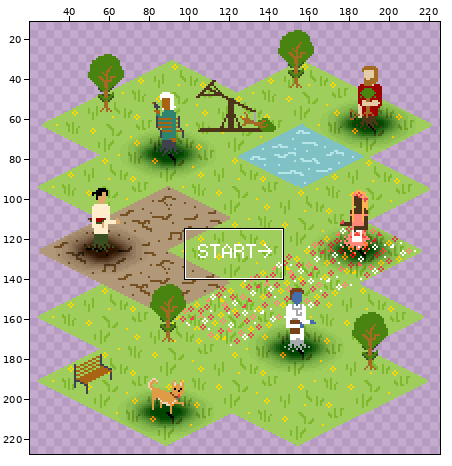
One commit to this sprite sheet: ggj_startscreen.png. The first picture is a wide view before the edit; the outline marks the close-up.
Close-up. Old version:
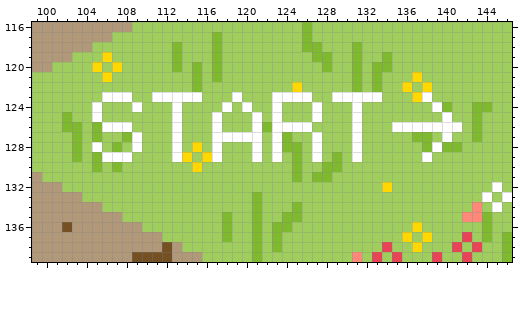
The file is 250x250 pixels. Pixels under 10% opacity are left out. Colours within 5 levels of each other are drawn and written as one. Shown: x 99..146, y 116..139. The wide view leaves out empty margins.
Now the later version:
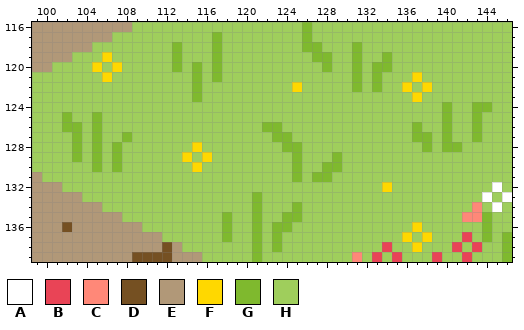
Palette (. is transparent): A #ffffff  B #e94456  C #ff8878  D #755022  E #b19878  F #ffd800  G #7fb92e  H #9fce5c
Diff:
y 123: x 106..108 AAA -> HHH; x 111..115 AAAAA -> HHHHG; x 119 A -> H; x 123..126 AAAA -> HHHH; x 129..133 AAAAA -> HHHHH; x 138 A -> H
y 124: x 105 A -> H; x 109 A -> H; x 113 A -> H; x 118 A -> H; x 120 A -> H; x 123 A -> H; x 127 A -> H; x 131 A -> H; x 139 A -> H
y 125: x 105 A -> G; x 113 A -> H; x 117 A -> H; x 121 A -> H; x 123 A -> H; x 127 A -> H; x 131 A -> H; x 140 A -> G
y 126: x 106..108 AAA -> HHH; x 113 A -> H; x 117 A -> H; x 121 A -> H; x 123..126 AAAA -> GHHH; x 131 A -> H; x 135..141 AAAAAAA -> HHGHHGH
y 127: x 109 A -> H; x 113 A -> H; x 117..121 AAAAA -> HHHHH; x 123 A -> G; x 127 A -> H; x 131 A -> H; x 140 A -> G
y 128: x 105 A -> G; x 109 A -> H; x 113 A -> H; x 117 A -> H; x 121 A -> H; x 123 A -> H; x 127 A -> H; x 131 A -> H; x 139 A -> H
y 129: x 106..108 AAA -> HGH; x 113 A -> H; x 117 A -> H; x 121 A -> H; x 123 A -> H; x 127 A -> H; x 131 A -> H; x 138 A -> H
